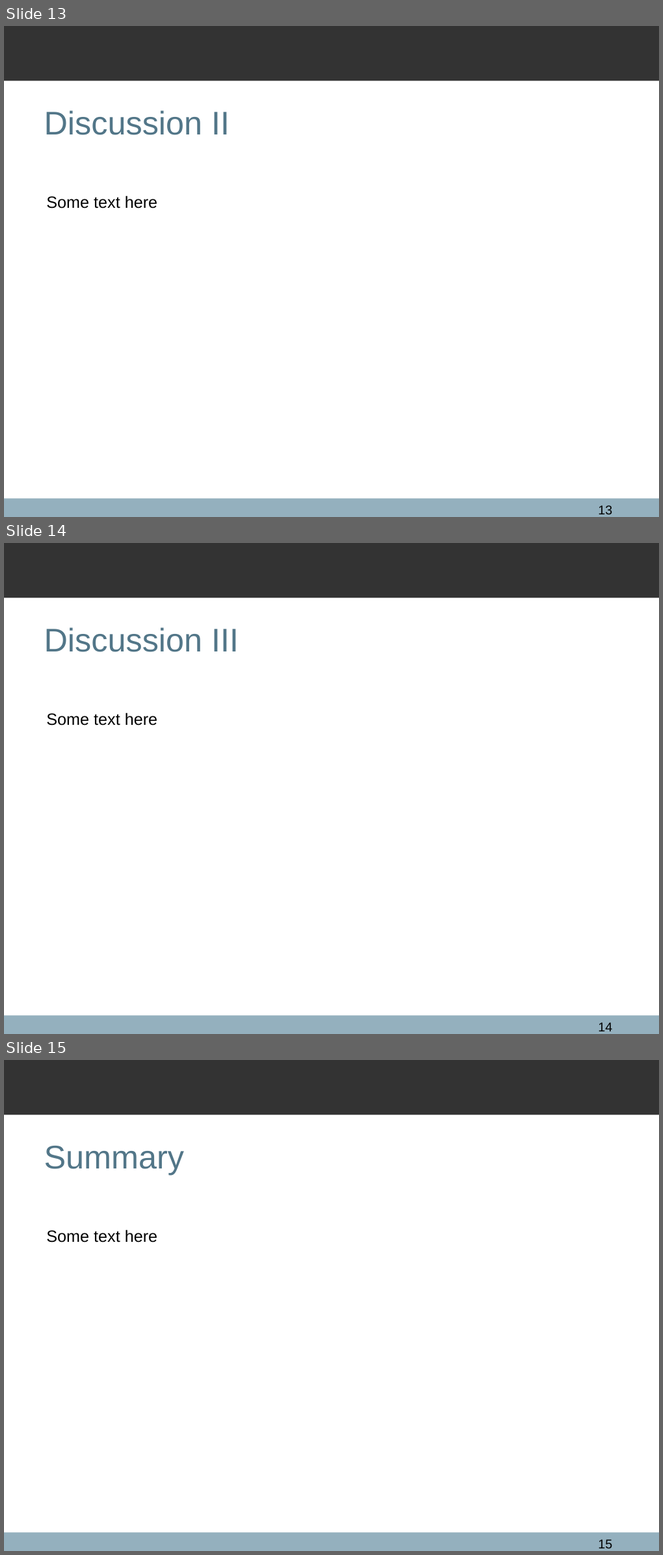
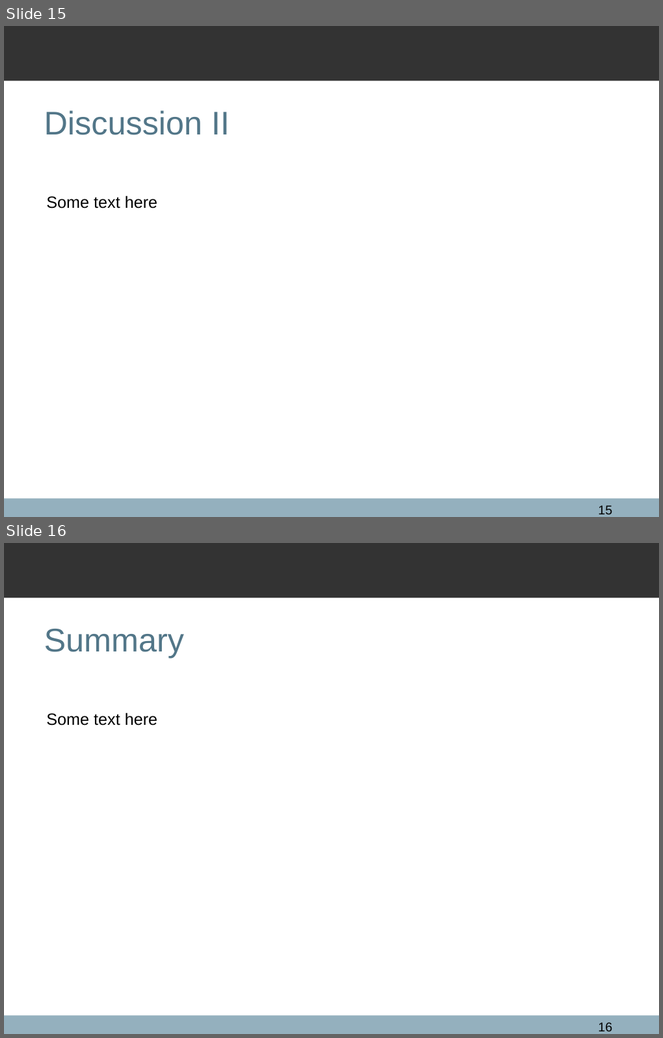
Before and after one commit to qxcv/comp2560, a slide deck: presentation/presentation.odp. Shown one above the other, each under a label of ours: slides 13, 14 and 15 before the commit, slides 15 and 16 after it. The pictures are 663x1555 and 663x1038 pixels, drawn with LibreOffice and Linux fonts; fonts in the diff are those of the drawing; background and template pictures are left out. Boxes give left, top, right and bottom in pixels: in the first picture for what was removed or moved away, otherwise in the second. Text is boxed around its words. In the diff, an @@ line names an element or a change of style, - is before the commit and + after.

```diff
--- a/presentation/presentation.odp
+++ b/presentation/presentation.odp
@@ slide 14 removed at [4,543,659,1034], background #FFFFFF; not listed: 2 template elements that a slide beside it also shows @@
@@ title removed at [44,627,239,652] @@
-Discussion III
@@ text removed at [46,713,157,726] @@
-Some text here
@@ page number removed at [598,1023,612,1032] @@
-14
@@ what was slide 13 is now slide 15 @@
@@ page number at [598,506,612,515]: text changed @@
-13
+15
@@ what was slide 15 is now slide 16 @@
@@ page number at [598,1023,612,1032]: text changed @@
-15
+16
```
Also in this commit, not shown: 2 slides changed, 3 slides added, 1 other slide removed, 2 other files.
